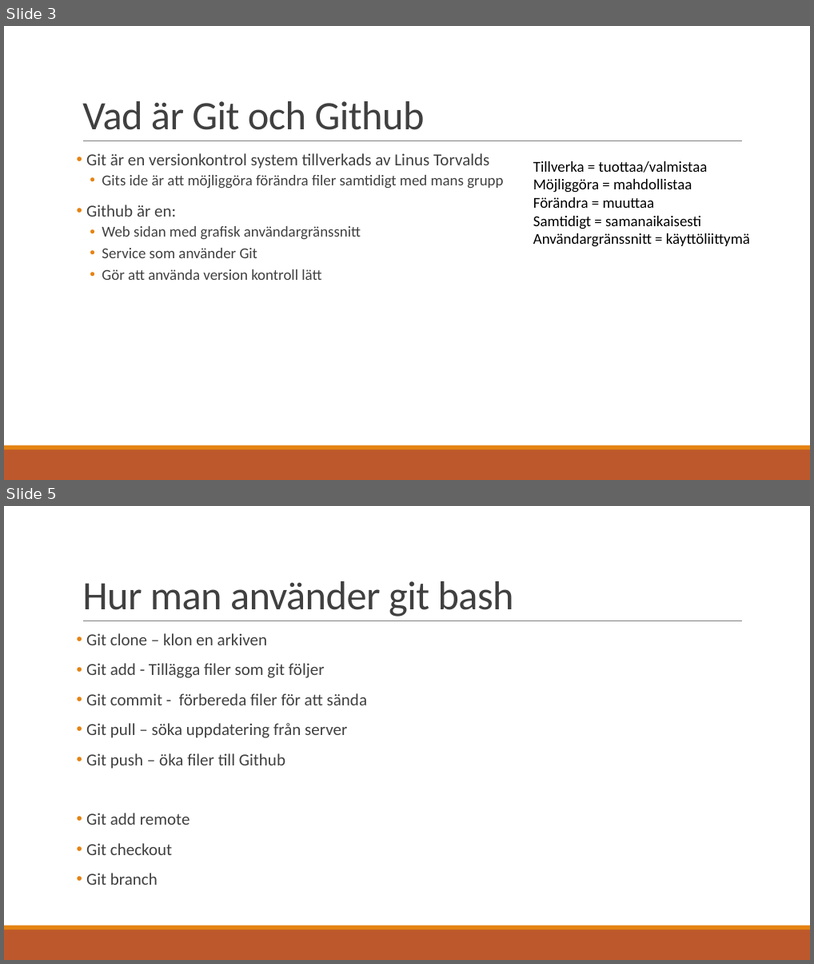
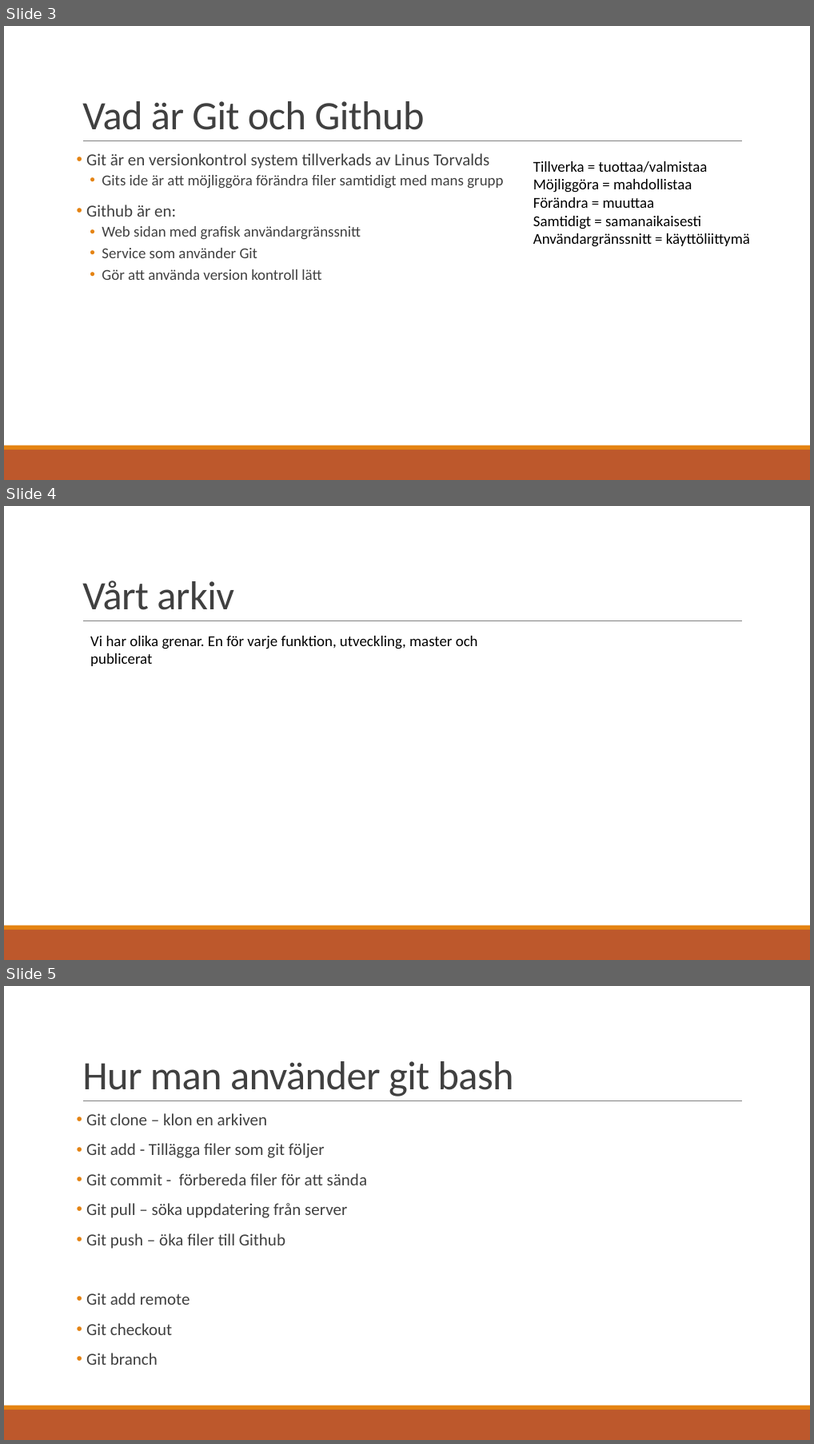
Before and after one commit to xentare/forvaret, a slide deck: Versionskontroll med Nalle Wahlroos.pptx. Shown one above the other, each under a label of ours: slides 3 and 5 before the commit, slides 3, 4 and 5 after it; the slides between them are not shown. The pictures are 814x964 and 814x1444 pixels, drawn with LibreOffice and Linux fonts; fonts in the diff are those of the drawing. Boxes give left, top, right and bottom in pixels: in the first picture for what was removed or moved away, otherwise in the second. Text is boxed around its words. In the diff, an @@ line names an element or a change of style, - is before the commit and + after.

```diff
--- a/Versionskontroll med Nalle Wahlroos.pptx
+++ b/Versionskontroll med Nalle Wahlroos.pptx
@@ slide 4 added at bbox=[4, 506, 810, 960], background #FFFFFF; not listed: 3 template elements that a slide beside it also shows @@
@@ title added at bbox=[82, 580, 234, 610], 48 pt, text #404040 @@
+Vårt arkiv
@@ text added at bbox=[90, 636, 478, 666], 18 pt, text #000000 @@
+Vi har olika grenar. En för varje funktion, utveckling, master och publicerat
```
Also in this commit, not shown: 2 other slides added, 3 slides removed.
